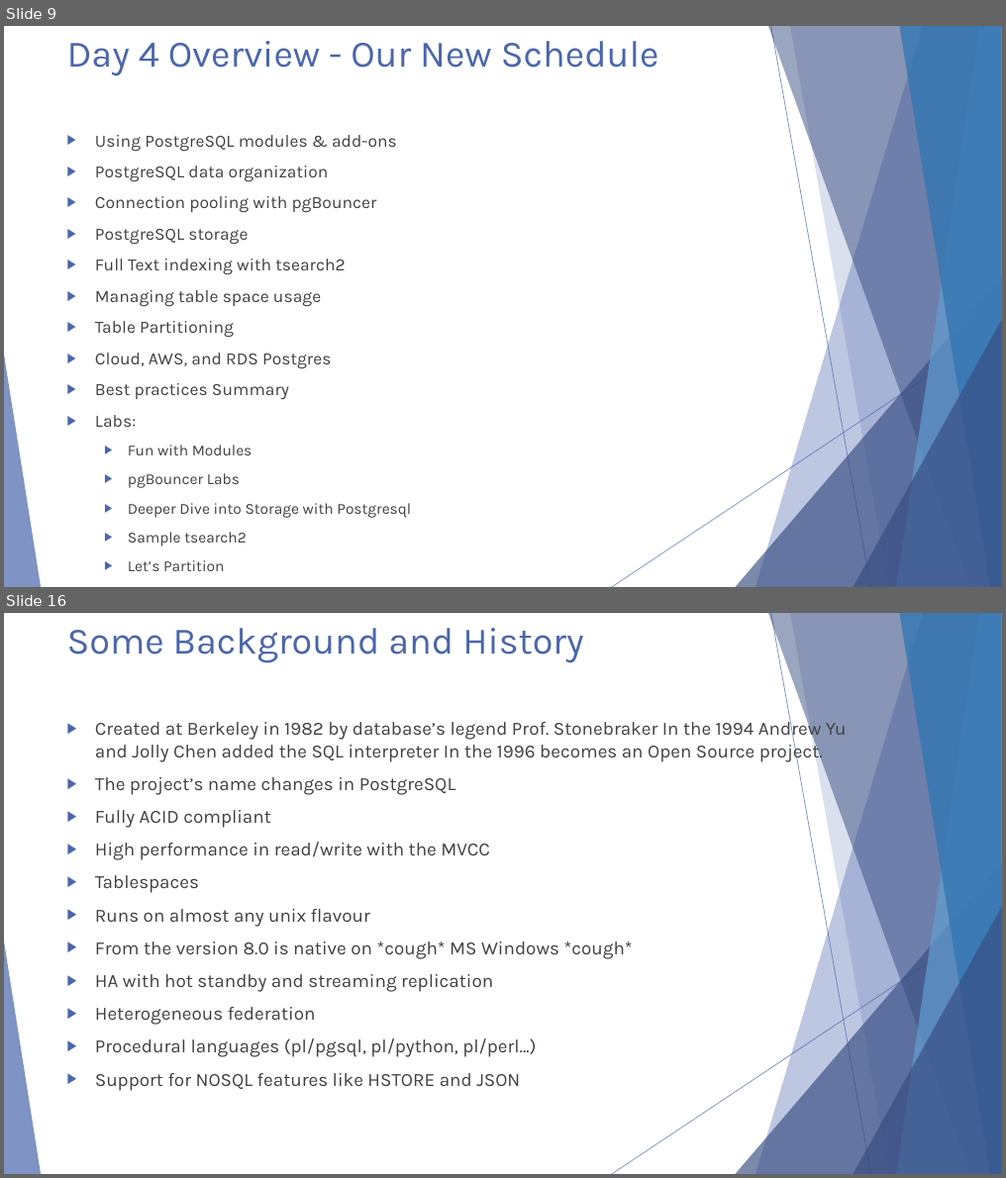
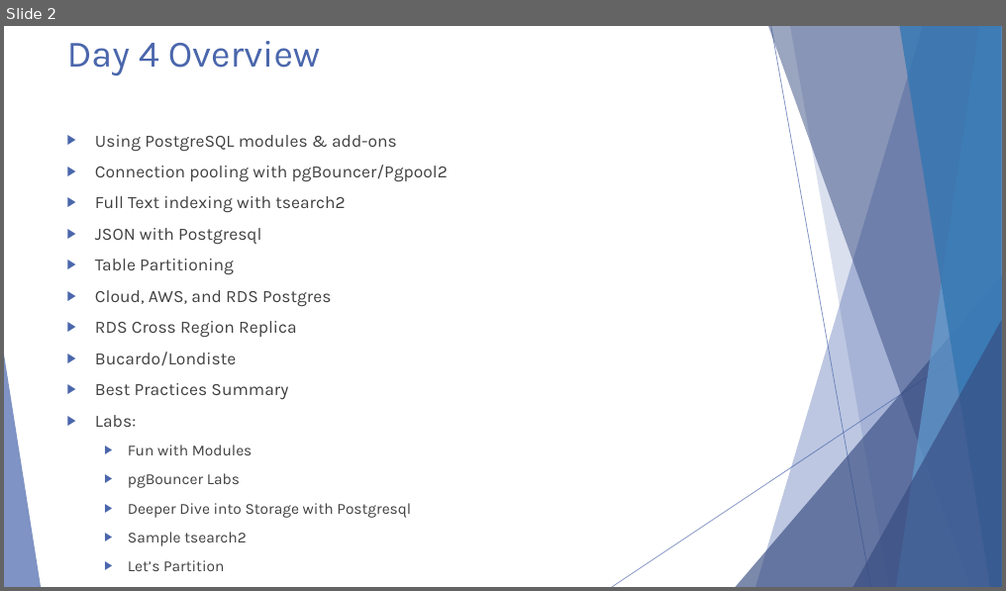
Before and after one commit to michaelrishiforrester/IntrotoPostgres2016, a slide deck: Presentations/Postgresql Presentation Day 4.pptx. Shown one above the other, each under a label of ours: slides 9 and 16 before the commit, slide 2 after it; the slides between them are not shown. The pictures are 1006x1178 and 1006x591 pixels, drawn with LibreOffice and Linux fonts; fonts in the diff are those of the drawing. Boxes give left, top, right and bottom in pixels: in the first picture for what was removed or moved away, otherwise in the second. Text is boxed around its words. In the diff, an @@ line names an element or a change of style, - is before the commit and + after.

```diff
--- a/Presentations/Postgresql Presentation Day 4.pptx
+++ b/Presentations/Postgresql Presentation Day 4.pptx
@@ slide 16 removed at (4,613,1002,1174), background #FFFFFF; not listed: 10 template elements that a slide beside it also shows @@
@@ title removed at (67,628,583,663) @@
-Some Background and History
@@ text removed at (95,718,846,1091) @@
-▶ Created at Berkeley in 1982 by database’s legend Prof. Stonebraker In the 1994 Andrew Yu and Jolly Chen added the SQL interpreter In the 1996 becomes an Open Source project.
-▶ The project’s name changes in PostgreSQL
-▶ Fully ACID compliant
-▶ High performance in read/write with the MVCC
-▶ Tablespaces
-▶ Runs on almost any unix flavour
-▶ From the version 8.0 is native on *cough* MS Windows *cough*
-▶ HA with hot standby and streaming replication
-▶ Heterogeneous federation
-▶ Procedural languages (pl/pgsql, pl/python, pl/perl...)
-▶ Support for NOSQL features like HSTORE and JSON
@@ what was slide 9 is now slide 2 @@
@@ slide 2 changed as well @@
@@ title at (67,41,320,76): text changed @@
-Day 4 Overview - Our New Schedule
+Day 4 Overview
@@ text at (95,165,448,182): text changed @@
-▶ PostgreSQL data organization
-▶ Connection pooling with pgBouncer
-▶ PostgreSQL storage
+▶ Connection pooling with pgBouncer/Pgpool2
@@ text at (95,228,261,245): text changed @@
-▶ Managing table space usage
+▶ JSON with Postgresql
@@ text at (95,321,297,400): text changed @@
-▶ Best practices Summary
+▶ RDS Cross Region Replica
+▶ Bucardo/Londiste
+▶ Best Practices Summary
```
Also in this commit, not shown: 1 other slide changed, 6 slides added, 66 other slides removed.
